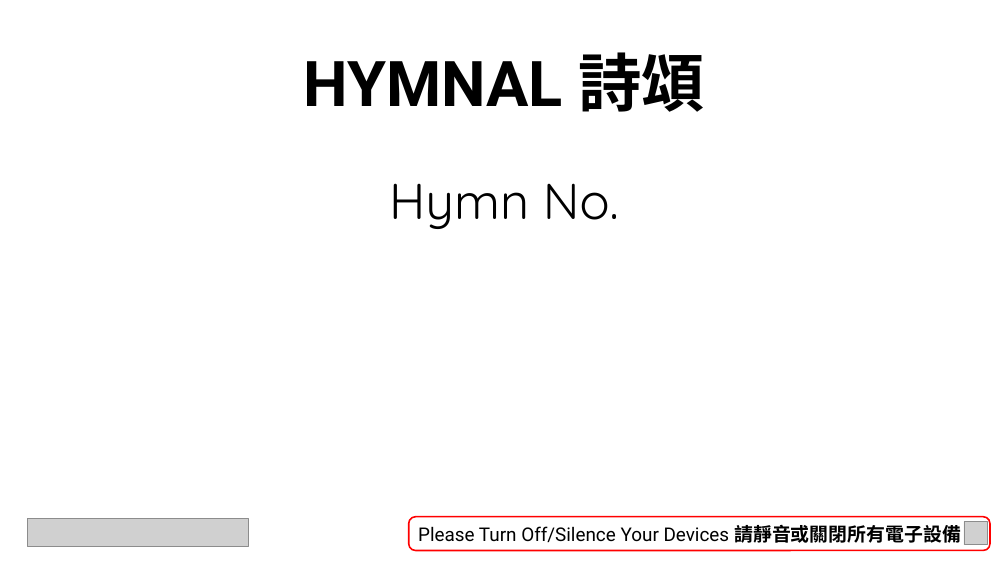
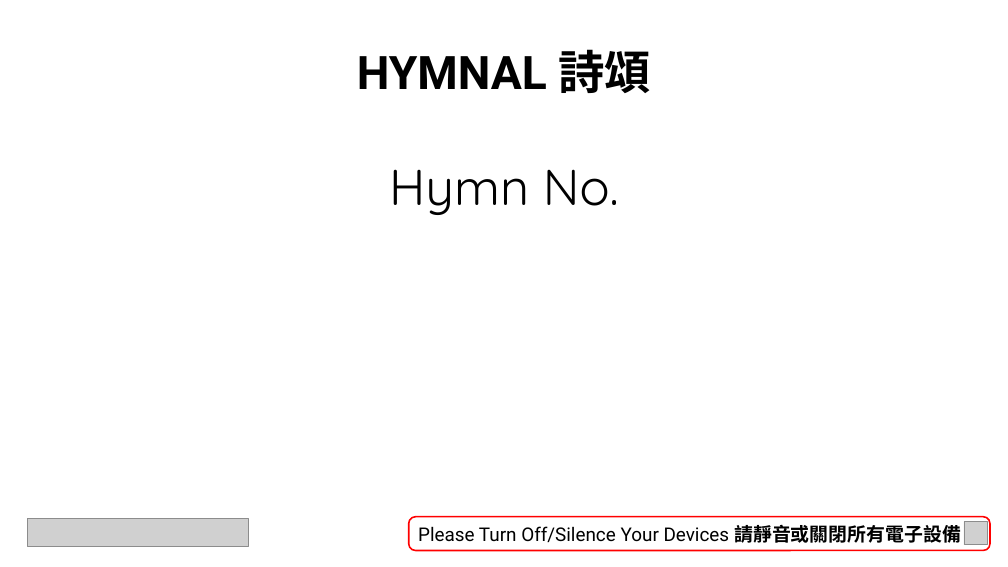
Before and after one commit to calebchanwy/tjc-powerpoint, a slide deck: slide 4 of TJCPowerPoint/Resources/ServiceWidescreen.pptx. Drawn at 1008x567 pixels with LibreOffice and Linux fonts; fonts in the diff are those of the drawing; grey boxes stand for pictures; background and template pictures are left out. Boxes give left, top, right and bottom in pixels: in the first picture for what was removed or moved away, otherwise in the second. Text is boxed around its words. In the diff, an @@ line names an element or a change of style, - is before the commit and + after.

```diff
--- a/TJCPowerPoint/Resources/ServiceWidescreen.pptx
+++ b/TJCPowerPoint/Resources/ServiceWidescreen.pptx
@@ text "HYMNAL 詩頌" at box(357, 49, 651, 93): size 60 to 44 pt @@
@@ text "Hymn No.": place and size @@
-text "Hymn No." at box(389, 183, 619, 229)
+text "Hymn No." at box(389, 169, 619, 215)
```
Also in this commit, not shown: 3 other slides changed, 22 other files.
